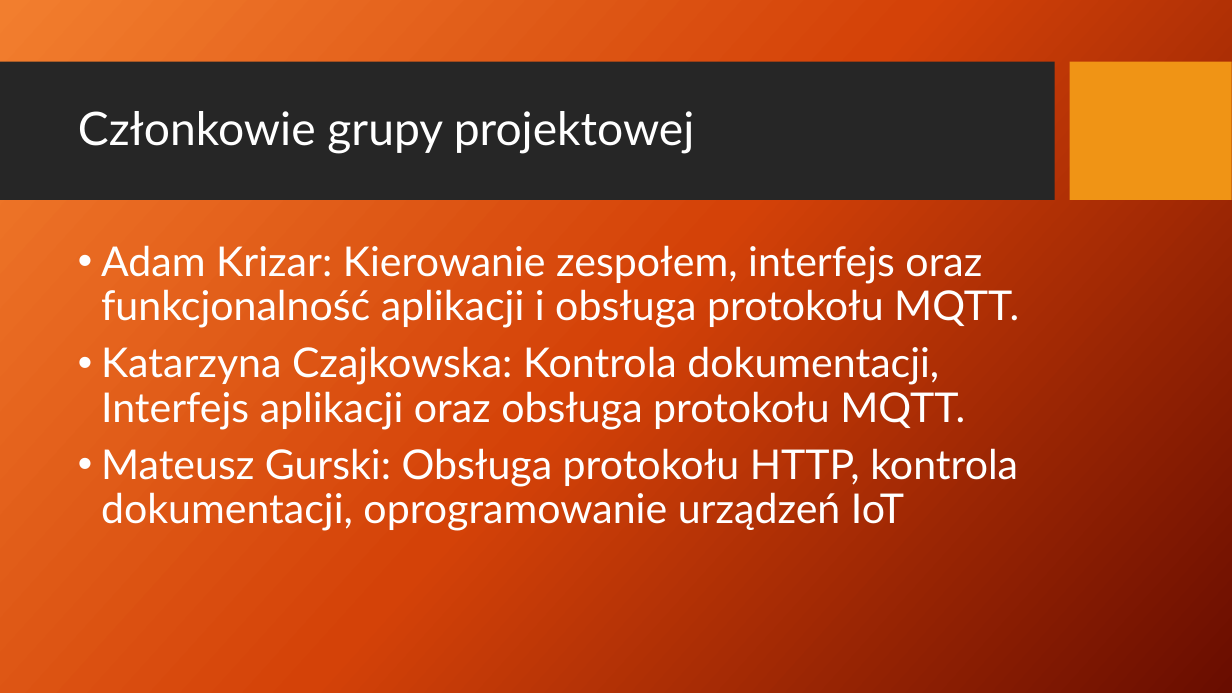
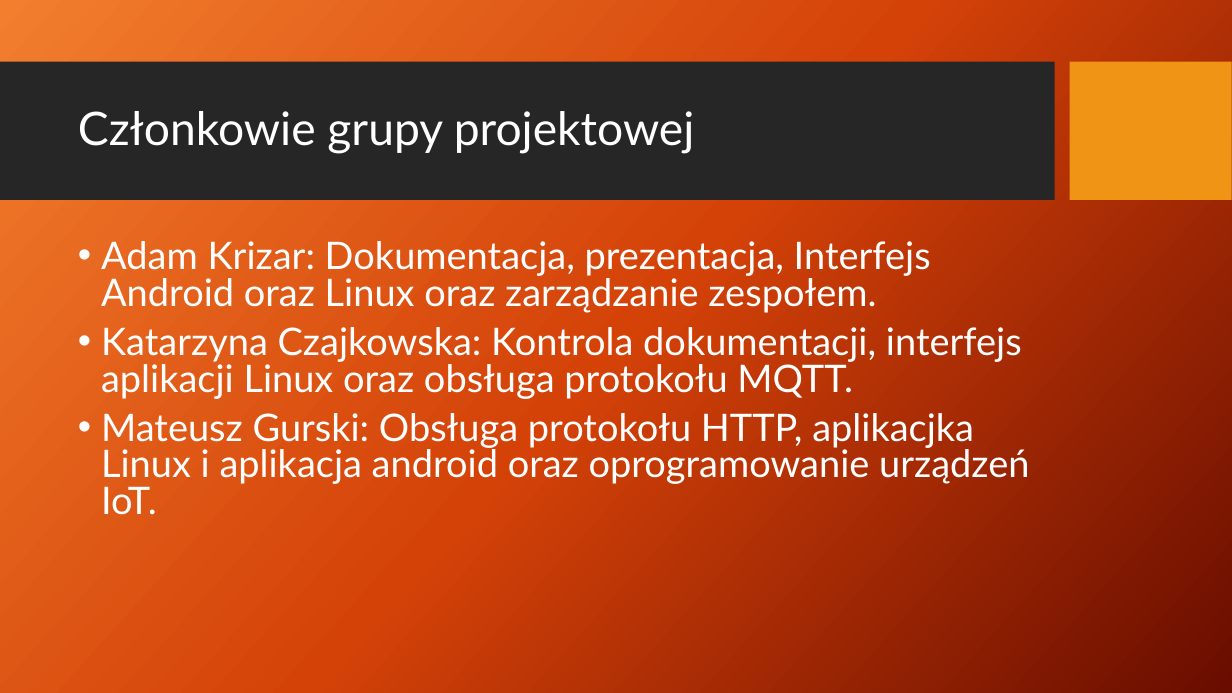
Before and after one commit to AdamStudies-PWR/ProjektZespolowyPWR, a slide deck: slide 2 of przentacja.pptx. Drawn at 1232x693 pixels with LibreOffice and Linux fonts; fonts in the diff are those of the drawing; background and template pictures are left out. Boxes give left, top, right and bottom in pixels: in the first picture for what was removed or moved away, otherwise in the second. Text is boxed around its words. In the diff, an @@ line names an element or a change of style, - is before the commit and + after.

Commit message:
Prezentacja

```diff
--- a/przentacja.pptx
+++ b/przentacja.pptx
@@ text at box(101, 241, 1029, 515): text changed; size 32 to 29.6 pt @@
-• Adam Krizar: Kierowanie zespołem, interfejs oraz funkcjonalność aplikacji i obsługa protokołu MQTT.
-• Katarzyna Czajkowska: Kontrola dokumentacji, Interfejs aplikacji oraz obsługa protokołu MQTT.
-• Mateusz Gurski: Obsługa protokołu HTTP, kontrola dokumentacji, oprogramowanie urządzeń IoT
+• Adam Krizar: Dokumentacja, prezentacja, Interfejs Android oraz Linux oraz zarządzanie zespołem.
+• Katarzyna Czajkowska: Kontrola dokumentacji, interfejs aplikacji Linux oraz obsługa protokołu MQTT.
+• Mateusz Gurski: Obsługa protokołu HTTP, aplikacjka Linux i aplikacja android oraz oprogramowanie urządzeń IoT.
```
Also in this commit, not shown: 3 other slides changed, 13 slides added, 2 slides removed, 1 other file.
